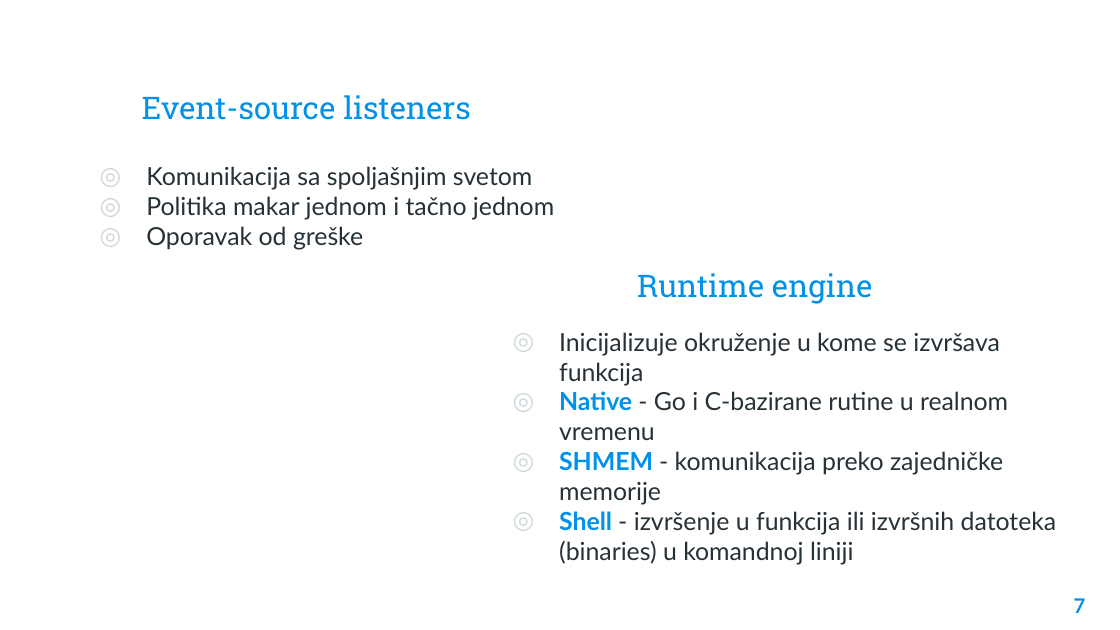
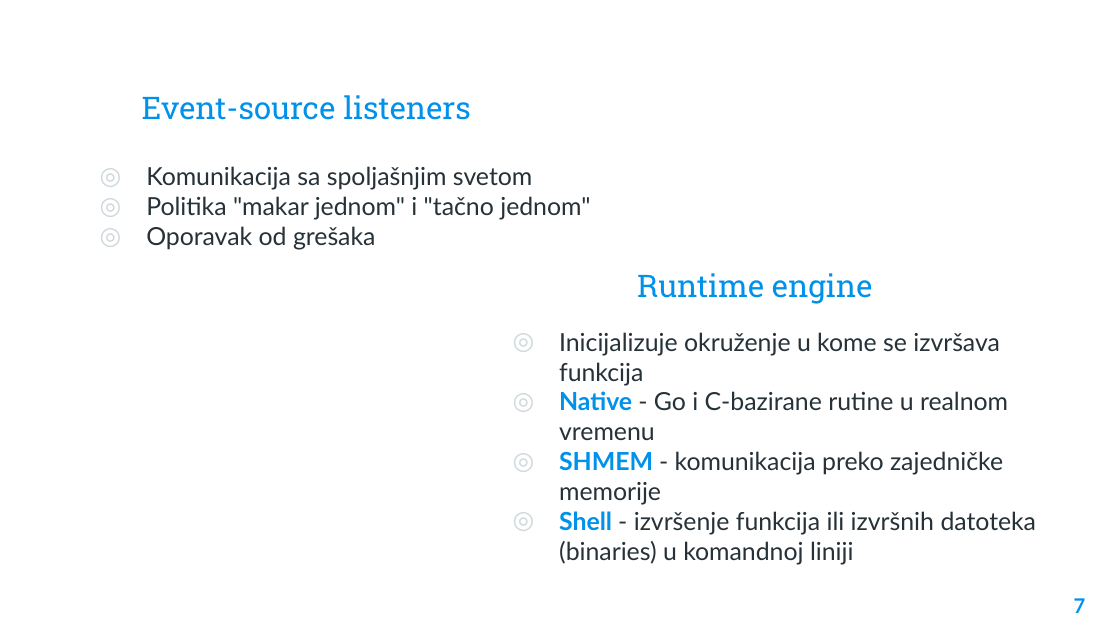
Before and after one commit to lazarm999/soa, a slide deck: slide 7 of Seminarski/Nuclio.pptx. Drawn at 1120x630 pixels with LibreOffice and Linux fonts; fonts in the diff are those of the drawing; background and template pictures are left out. Boxes give left, top, right and bottom in pixels: in the first picture for what was removed or moved away, otherwise in the second. Text is boxed around its words. In the diff, an @@ line names an element or a change of style, - is before the commit and + after.

```diff
--- a/Seminarski/Nuclio.pptx
+++ b/Seminarski/Nuclio.pptx
@@ text at <box>146,196,590,250</box>: text changed @@
-◎ Politika makar jednom i tačno jednom
-◎ Oporavak od greške
+◎ Politika "makar jednom" i "tačno jednom"
+◎ Oporavak od grešaka
@@ text at <box>559,511,1037,565</box>: text changed @@
-◎ Shell - izvršenje u funkcija ili izvršnih datoteka (binaries) u komandnoj liniji
+◎ Shell - izvršenje funkcija ili izvršnih datoteka (binaries) u komandnoj liniji
```
Also in this commit, not shown: 4 other slides changed.
